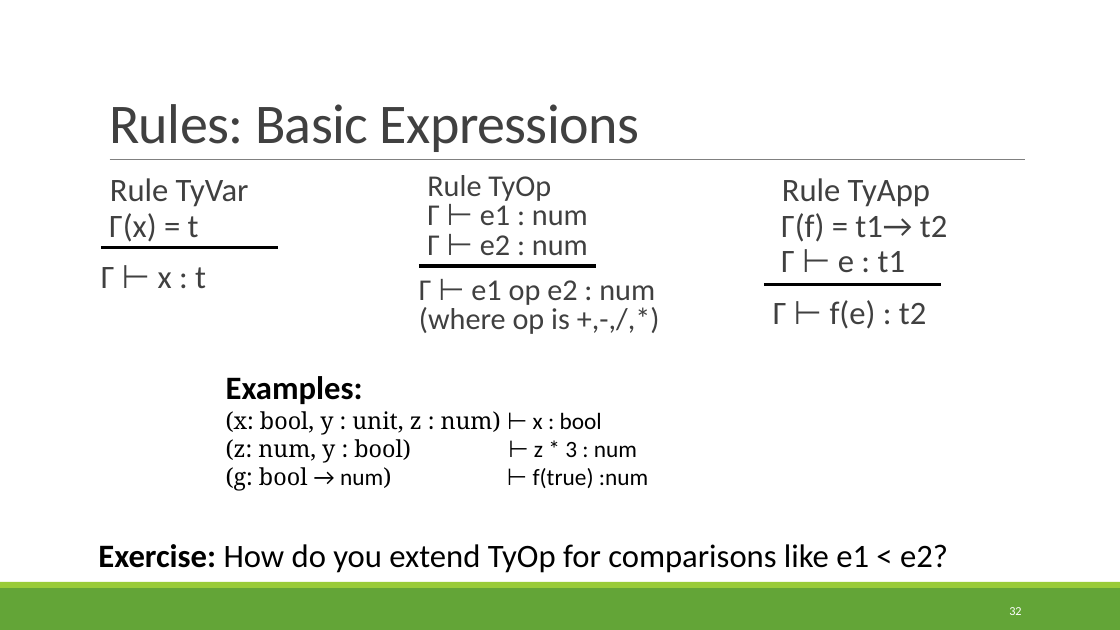
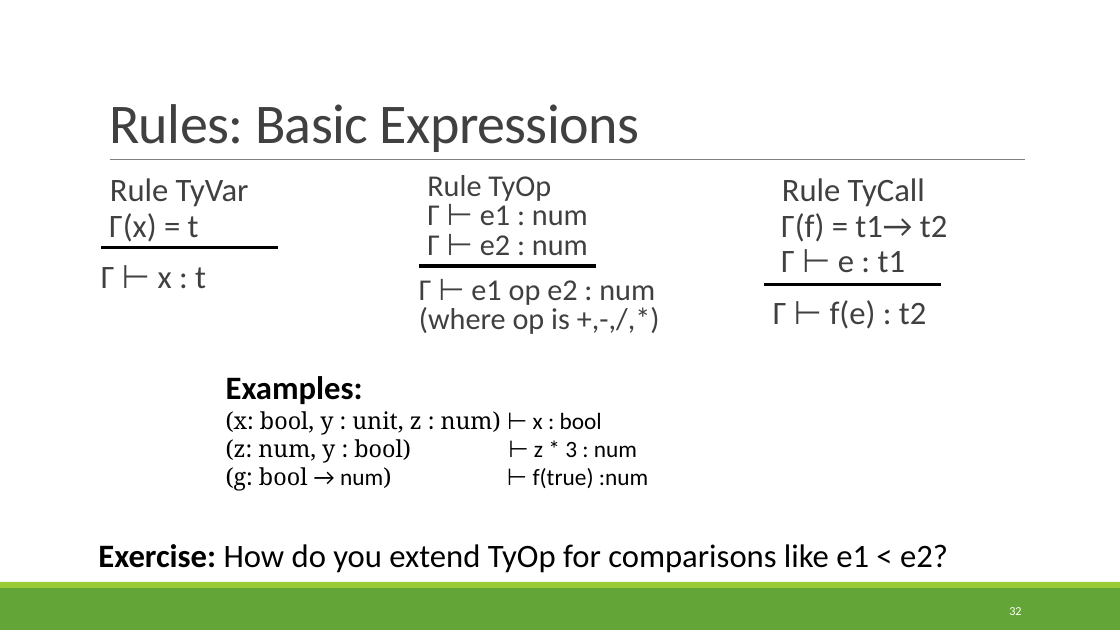
Before and after one commit to rbohrer/pl-course, a slide deck: slide 32 of LectureSlides/07Types.pptx. Drawn at 1120x630 pixels with LibreOffice and Linux fonts; fonts in the diff are those of the drawing. Boxes give left, top, right and bottom in pixels: in the first picture for what was removed or moved away, otherwise in the second. Text is boxed around its words. In the diff, an @@ line names an element or a change of style, - is before the commit and + after.

```diff
--- a/LectureSlides/07Types.pptx
+++ b/LectureSlides/07Types.pptx
@@ text at (781, 178, 947, 272): text changed @@
-  Rule TyApp
-  Γ(f) = t1→ t2
-  Γ ⊢ e : t1
+  Rule TyCall
+  Γ(f) = t1→ t2
+  Γ ⊢ e : t1
```
Also in this commit, not shown: 4 other slides changed.
